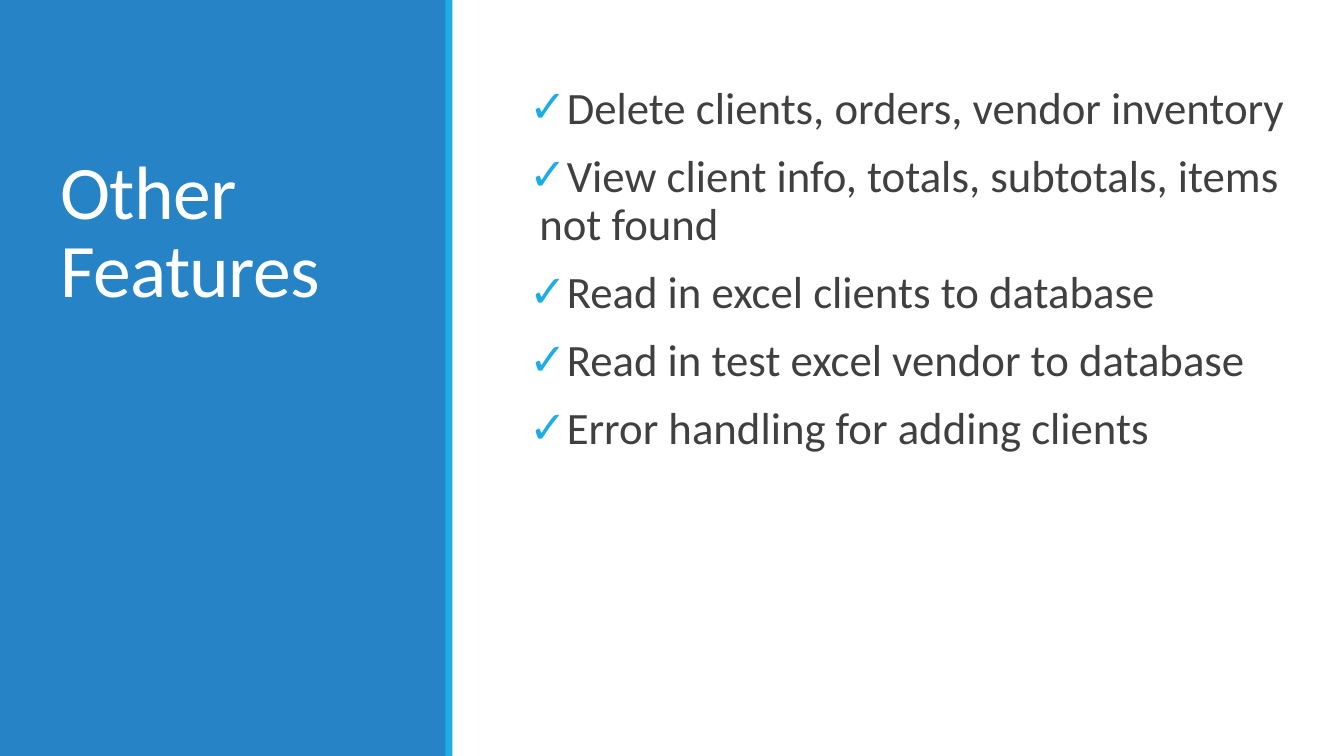
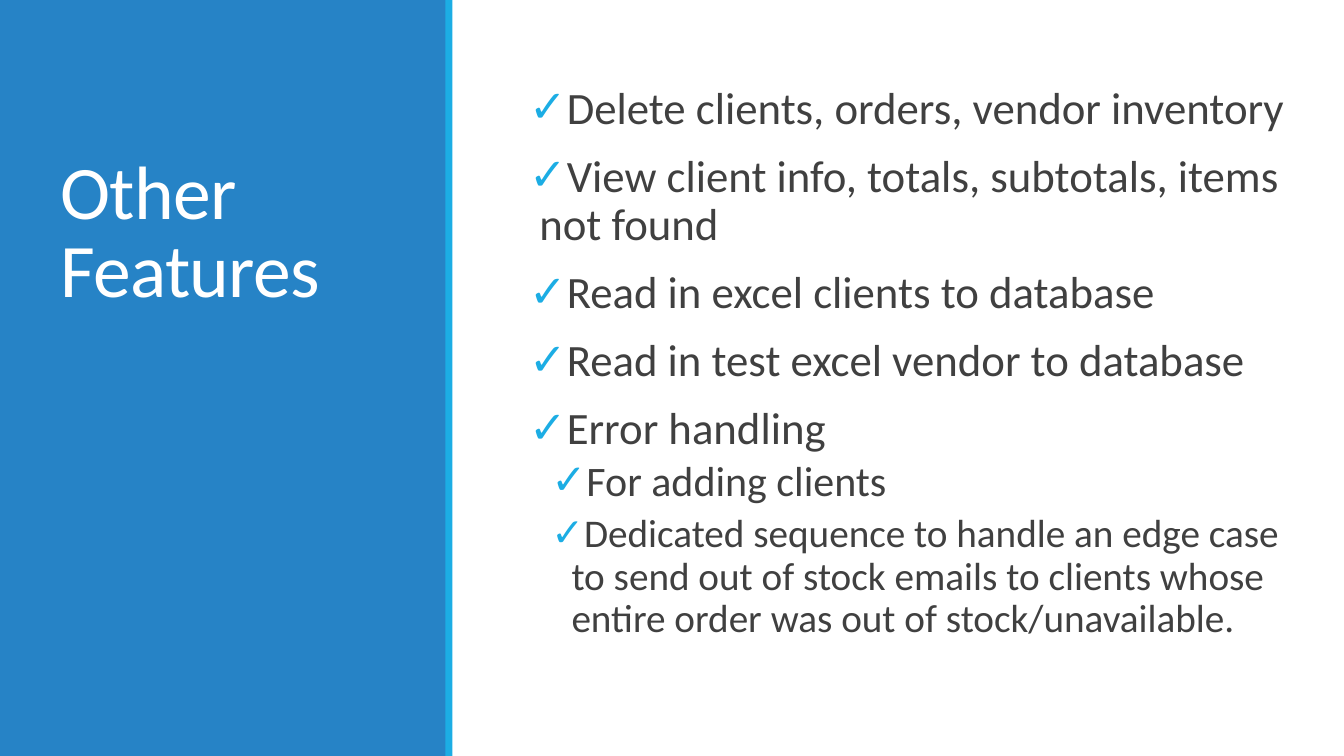
Before and after one commit to 210927-Reston-UiPath/Yu_T-P1-3NF, a slide deck: slide 11 of P1 presentation.pptx (slide 10 before the commit). Drawn at 1344x756 pixels with LibreOffice and Linux fonts; fonts in the diff are those of the drawing. Boxes give left, top, right and bottom in pixels: in the first picture for what was removed or moved away, otherwise in the second. Text is boxed around its words. In the diff, an @@ line names an element or a change of style, - is before the commit and + after.

```diff
--- a/P1 presentation.pptx
+++ b/P1 presentation.pptx
@@ text at box(567, 413, 1279, 634): text changed; size 32 to 28 pt @@
-✓ Error handling for adding clients
+✓ Error handling
+  ✓ For adding clients
+  ✓ Dedicated sequence to handle an edge case to send out of stock emails to clients whose entire order was out of stock/unavailable.
```
Also in this commit, not shown: 1 other slide changed, 1 slide added, 2 other files.
